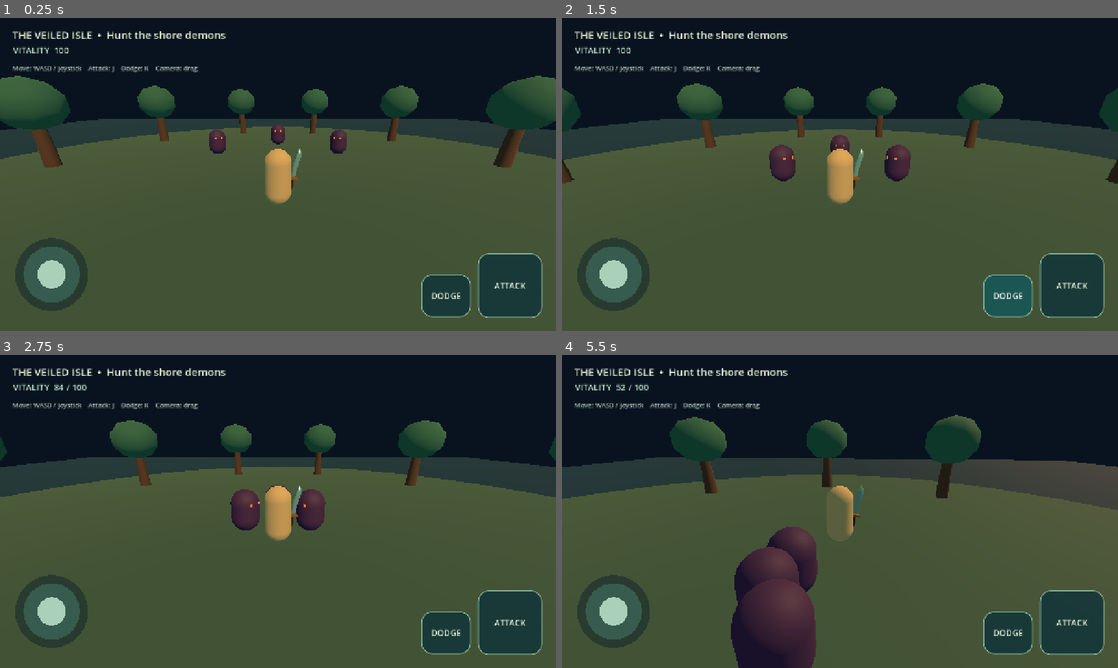
Above: before the commit, frames 1-4 (two rows, left to right).
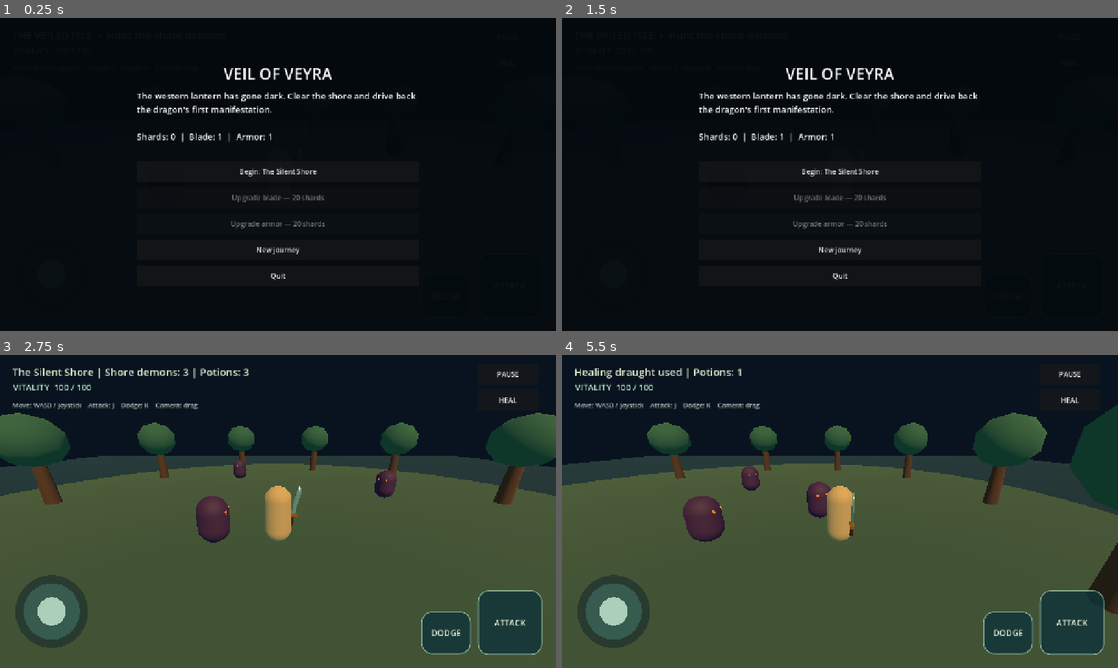
Above: after the commit, the same moments.

Repository: Hirukshanan/veil-of-veyra
Game: Godot game, scene res://scenes/main.tscn
Same seed, same stepped clock (60 frames per second), same inputs: the game is played once before the commit and once after it.
Inputs (mouse positions are in pixels of both pictures, inside the frame that each line leads up to):
- Up to frame 1 (0.25 s): no input
- Up to frame 2 (1.5 s): click (1073, 287) at 0.5 s, where only the run before the commit has a clickable "ATTACK"; click (1006, 296) at 1.25 s, where only the run before the commit has a clickable "DODGE"
- Up to frame 3 (2.75 s): click (278, 508) at 2 s, where only the run after the commit has a clickable "Begin: The Silent Shore"
- Up to frame 4 (5.5 s): click (1067, 373) at 2.75 s, where only the run after the commit has a clickable "PAUSE"; click (840, 520) at 3.5 s, where only the run after the commit has a clickable "Resume"; click (1067, 398) at 4.25 s, where only the run after the commit has a clickable "HEAL"; tap Enter at 5 s; move the mouse to (962, 495) at 5.02 s; hold D (move_right) from 5.03 s (still down); tap J (attack) at 5.1 s; click (962, 495) at 5.17 s; tap Space at 5.27 s; tap K (dodge) at 5.3 s

The runs differ from the first frame. In frame 1, 74% of the frame differs, in the area x 0-100%, y 4-100%; in frame 2, 72%; in frame 3, 11%; in frame 4, 22%.

Commit message:
feat: add persistent campaign and camp progression

Diff:
--- a/scenes/main.tscn
+++ b/scenes/main.tscn
@@ -1,6 +1,6 @@
 [gd_scene load_steps=2 format=3]
 
-[ext_resource type="Script" path="res://scripts/main.gd" id="1_main"]
+[ext_resource type="Script" path="res://scripts/campaign.gd" id="1_main"]
 
 [node name="Main" type="Node3D"]
 script = ExtResource("1_main")
--- a/scripts/boss.gd
+++ b/scripts/boss.gd
@@ -10,6 +10,7 @@
 
 var target: Node3D
 var health := MAX_HEALTH
+var max_health := MAX_HEALTH
 var _state := AttackState.APPROACH
 var _state_time := 0.0
 var _attack_direction := Vector3.ZERO
@@ -25,7 +26,7 @@
 	_build_body()
 	_build_warning_ring()
 	_build_fire_cone()
-	health_changed.emit(health, MAX_HEALTH)
+	health_changed.emit(health, max_health)
 
 
 func _physics_process(delta: float) -> void:
@@ -108,7 +109,7 @@
 	if health <= 0:
 		return
 	health = maxi(0, health - amount)
-	health_changed.emit(health, MAX_HEALTH)
+	health_changed.emit(health, max_health)
 	if health == 0:
 		defeated.emit()
 		queue_free()
--- /dev/null
+++ b/scripts/campaign.gd
@@ -0,0 +1,230 @@
+extends "res://scripts/main.gd"
+
+const SAVE_PATH := "user://campaign.cfg"
+const CHAPTERS := [
+	["The Silent Shore", "The western lantern has gone dark. Clear the shore and drive back the dragon's first manifestation."],
+	["The Broken Grove", "The lantern keeper's trail leads through a corrupted grove. Break the tide demons' hold on the island."],
+	["The Last Lantern", "The Tidewraith guards the source of the darkness. Defeat its final manifestation and restore Veyra's light."]
+]
+var chapter := 0
+var shards := 0
+var blade_level := 0
+var armor_level := 0
+var completed := false
+var overlay: CanvasLayer
+var menu_box: VBoxContainer
+var notice := ""
+var potions := 3
+var started := false
+
+func _ready() -> void:
+	_load_progress()
+	super._ready()
+	player.set("max_health", 100 + armor_level * 25)
+	player.set("health", 100 + armor_level * 25)
+	player.set("attack_damage", 1 + blade_level)
+	_on_health_changed(int(player.get("health")), int(player.get("max_health")))
+	_build_campaign_ui()
+	_show_camp()
+
+func _build_enemies() -> void:
+	remaining_enemies = 3 + chapter * 2
+	for index in range(remaining_enemies):
+		var enemy: CharacterBody3D = ENEMY_SCRIPT.new()
+		var angle := TAU * float(index) / float(remaining_enemies)
+		enemy.position = Vector3(cos(angle) * 7, 0, sin(angle) * 7 - 2)
+		enemy.set("target", player)
+		enemy.set("health", 3 + chapter * 2)
+		enemy.connect("defeated", Callable(self, "_on_enemy_defeated"))
+		add_child(enemy)
+
+func _build_lighting() -> void:
+	super._build_lighting()
+	var colors := [Color(0.035, 0.075, 0.12), Color(0.06, 0.12, 0.08), Color(0.13, 0.035, 0.04)]
+	for child in get_children():
+		if child is WorldEnvironment:
+			child.environment.background_color = colors[chapter]
+
+func _spawn_boss() -> void:
+	super._spawn_boss()
+	var dragon := get_node_or_null("Tidewraith Dragon")
+	if dragon != null:
+		var maximum := 34 + chapter * 14
+		dragon.set("max_health", maximum)
+		dragon.set("health", maximum)
+		_on_boss_health_changed(maximum, maximum)
+
+func _build_campaign_ui() -> void:
+	var controls := CanvasLayer.new()
+	add_child(controls)
+	var pause_button := Button.new()
+	pause_button.text = "PAUSE"
+	pause_button.position = Vector2(1100, 20)
+	pause_button.size = Vector2(140, 48)
+	pause_button.pressed.connect(_pause_game)
+	controls.add_child(pause_button)
+	var heal_button := Button.new()
+	heal_button.text = "HEAL"
+	heal_button.position = Vector2(1100, 80)
+	heal_button.size = Vector2(140, 48)
+	heal_button.pressed.connect(_heal)
+	controls.add_child(heal_button)
+	overlay = CanvasLayer.new()
+	overlay.layer = 20
+	overlay.process_mode = Node.PROCESS_MODE_ALWAYS
+	add_child(overlay)
+	var shade := ColorRect.new()
+	shade.color = Color(0.015, 0.035, 0.055, 0.96)
+	shade.set_anchors_and_offsets_preset(Control.PRESET_FULL_RECT)
+	overlay.add_child(shade)
+	var center := CenterContainer.new()
+	center.set_anchors_and_offsets_preset(Control.PRESET_FULL_RECT)
+	overlay.add_child(center)
+	menu_box = VBoxContainer.new()
+	menu_box.custom_minimum_size = Vector2(650, 0)
+	menu_box.add_theme_constant_override("separation", 12)
+	center.add_child(menu_box)
+
+func _clear_menu(title: String, message: String) -> void:
+	get_tree().paused = true
+	player.call("set_move_input", Vector2.ZERO)
+	overlay.show()
+	for child in menu_box.get_children():
+		menu_box.remove_child(child)
+		child.queue_free()
+	var heading := Label.new()
+	heading.text = title
+	heading.horizontal_alignment = HORIZONTAL_ALIGNMENT_CENTER
+	heading.add_theme_font_size_override("font_size", 36)
+	menu_box.add_child(heading)
+	var body := Label.new()
+	body.text = message
+	body.autowrap_mode = TextServer.AUTOWRAP_WORD_SMART
+	body.custom_minimum_size = Vector2(650, 95)
+	body.add_theme_font_size_override("font_size", 20)
+	menu_box.add_child(body)
+
+func _menu_button(text: String, action: Callable, disabled := false) -> void:
+	var button := Button.new()
+	button.text = text
+	button.custom_minimum_size.y = 48
+	button.disabled = disabled
+	button.pressed.connect(action)
+	menu_box.add_child(button)
+
+func _show_camp() -> void:
+	var story: String = CHAPTERS[chapter][1]
+	if completed:
+		story = "Veyra's lanterns shine again. Aru has broken the Tidewraith's hold. Replay the final hunt or begin a new journey."
+	_clear_menu("VEIL OF VEYRA", "%s\n\nShards: %d  |  Blade: %d  |  Armor: %d\n%s" % [story, shards, blade_level + 1, armor_level + 1, notice])
+	_menu_button("Begin: " + str(CHAPTERS[chapter][0]), _resume)
+	_menu_button("Upgrade blade — %d shards" % _cost(blade_level), func(): _upgrade(true), shards < _cost(blade_level) or blade_level >= 4)
+	_menu_button("Upgrade armor — %d shards" % _cost(armor_level), func(): _upgrade(false), shards < _cost(armor_level) or armor_level >= 4)
+	_menu_button("New journey", _confirm_reset)
+	_menu_button("Quit", func(): get_tree().quit())
+
+func _cost(level: int) -> int:
+	return (level + 1) * 20
+
+func _upgrade(blade: bool) -> void:
+	var level := blade_level if blade else armor_level
+	if level >= 4 or shards < _cost(level):
+		return
+	shards -= _cost(level)
+	if blade:
+		blade_level += 1
+		player.set("attack_damage", 1 + blade_level)
+	else:
+		armor_level += 1
+		player.set("max_health", 100 + armor_level * 25)
+		player.set("health", 100 + armor_level * 25)
+	_on_health_changed(int(player.get("health")), int(player.get("max_health")))
+	_save_progress()
+	_show_camp()
+
+func _resume() -> void:
+	started = true
+	overlay.hide()
+	get_tree().paused = false
+	status_label.text = "%s | Shore demons: %d | Potions: %d" % [CHAPTERS[chapter][0], remaining_enemies, potions]
+
+func _pause_game() -> void:
+	if game_finished or not started:
+		return
+	_clear_menu("HUNT PAUSED", "Progress is saved between chapters. Restarting a hunt restores its enemies and your potions.")
+	_menu_button("Resume", _resume)
+	_menu_button("Restart hunt", _reload)
+	_menu_button("Quit", func(): get_tree().quit())
+
+func _heal() -> void:
+	if game_finished or potions <= 0 or int(player.get("health")) <= 0:
+		return
+	var maximum := int(player.get("max_health"))
+	if int(player.get("health")) >= maximum:
+		return
+	potions -= 1
+	player.set("health", mini(maximum, int(player.get("health")) + 50))
+	_on_health_changed(int(player.get("health")), maximum)
+	status_label.text = "Healing draught used | Potions: %d" % potions
+
+func _on_enemy_defeated() -> void:
+	super._on_enemy_defeated()
+	if not boss_spawned:
+		status_label.text = "%s | Shore demons remaining: %d" % [CHAPTERS[chapter][0], remaining_enemies]
+
+func _on_boss_defeated() -> void:
+	if game_finished:
+		return
+	super._on_boss_defeated()
+	var reward := 40 + chapter * 20
+	shards += reward
+	var final_hunt := chapter == CHAPTERS.size() - 1
+	if final_hunt:
+		completed = true
+	else:
+		chapter += 1
+	_save_progress()
+	_clear_menu("VEYRA RESTORED" if final_hunt else "LANTERN RECLAIMED", "The Tidewraith falls. Aru gathers %d Tide Shards.\n%s\n%s" % [reward, "The island is free." if final_hunt else "A new path opens deeper into the island.", notice])
+	_menu_button("Return to camp", _reload)
+
+func _on_player_defeated() -> void:
+	super._on_player_defeated()
+	_clear_menu("THE HUNT IS NOT OVER", "The lantern's light calls Aru back. Your chapter progress and purchased upgrades are safe.")
+	_menu_button("Retry hunt", _reload)
+	_menu_button("Quit", func(): get_tree().quit())
+
+func _confirm_reset() -> void:
+	_clear_menu("BEGIN A NEW JOURNEY?", "This replaces your saved chapter progress, shards, and upgrades.")
+	_menu_button("Keep my journey", _show_camp)
+	_menu_button("Reset progress", func():
+		chapter = 0
+		shards = 0
+		blade_level = 0
+		armor_level = 0
+		completed = false
+		_save_progress()
+		_reload())
+
+func _reload() -> void:
+	get_tree().paused = false
+	get_tree().reload_current_scene()
+
+func _save_progress() -> void:
+	var save := ConfigFile.new()
+	for key in ["chapter", "shards", "blade_level", "armor_level", "completed"]:
+		save.set_value("campaign", key, get(key))
+	var result := save.save(SAVE_PATH)
+	notice = "Progress saved." if result == OK else "Save failed. Keep the game open to retain this session."
+
+func _load_progress() -> void:
+	var save := ConfigFile.new()
+	var result := save.load(SAVE_PATH)
+	if result != OK:
+		if result != ERR_FILE_NOT_FOUND:
+			notice = "Saved progress could not be read. A temporary new journey is available."
+		return
+	chapter = clampi(int(save.get_value("campaign", "chapter", 0)), 0, CHAPTERS.size() - 1)
+	shards = clampi(int(save.get_value("campaign", "shards", 0)), 0, 999999)
+	blade_level = clampi(int(save.get_value("campaign", "blade_level", 0)), 0, 4)
+	armor_level = clampi(int(save.get_value("campaign", "armor_level", 0)), 0, 4)
+	completed = bool(save.get_value("campaign", "completed", false))
--- a/scripts/player.gd
+++ b/scripts/player.gd
@@ -10,6 +10,7 @@
 
 var health := 100
 var max_health := 100
+var attack_damage := 1
 var _touch_move := Vector2.ZERO
 var _dodge_direction := Vector3.ZERO
 var _dodge_time := 0.0
@@ -33,6 +34,12 @@
 
 
 func _physics_process(delta: float) -> void:
+	if health <= 0:
+		return
+	if position.y < -8:
+		position = Vector3(0, 1, 4)
+		velocity = Vector3.ZERO
+		take_damage(20)
 	_attack_cooldown = maxf(0.0, _attack_cooldown - delta)
 	_attack_time = maxf(0.0, _attack_time - delta)
 	_dodge_cooldown = maxf(0.0, _dodge_cooldown - delta)
@@ -51,7 +58,7 @@
 	if Input.is_action_just_pressed(&"dodge"):
 		dodge()
 
-	var direction := Vector3(input_vector.x, 0, input_vector.y).rotated(Vector3.UP, _camera_pivot.rotation.y)
+	var direction := Vector3(input_vector.x, 0, input_vector.y).rotated(Vector3.UP, _camera_pivot.global_rotation.y)
 	if direction.length_squared() > 1.0:
 		direction = direction.normalized()
 	if _dodge_time > 0.0:
@@ -69,6 +76,7 @@
 	else:
 		velocity.y = 0.0
 	move_and_slide()
+	_camera_pivot.global_position = global_position + Vector3(0, 1.2, 0)
 
 
 func _unhandled_input(event: InputEvent) -> void:
@@ -95,7 +103,7 @@
 	await get_tree().physics_frame
 	for body in _attack_area.get_overlapping_bodies():
 		if body.has_method("take_damage"):
-			body.call("take_damage", 1)
+			body.call("take_damage", attack_damage)
 
 
 func dodge() -> void:
@@ -105,9 +113,9 @@
 	var keyboard_vector := Input.get_vector(&"move_left", &"move_right", &"move_forward", &"move_back")
 	if keyboard_vector.length_squared() > 0.01:
 		input_vector = keyboard_vector
-	_dodge_direction = Vector3(input_vector.x, 0, input_vector.y).rotated(Vector3.UP, _camera_pivot.rotation.y)
+	_dodge_direction = Vector3(input_vector.x, 0, input_vector.y).rotated(Vector3.UP, _camera_pivot.global_rotation.y)
 	if _dodge_direction.length_squared() < 0.01:
-		_dodge_direction = Vector3(0, 0, -1).rotated(Vector3.UP, _camera_pivot.rotation.y)
+		_dodge_direction = Vector3(0, 0, -1).rotated(Vector3.UP, _camera_pivot.global_rotation.y)
 	_dodge_direction = _dodge_direction.normalized()
 	_dodge_time = 0.2
 	_dodge_cooldown = 0.65
@@ -247,6 +255,8 @@
 	_camera_pivot = Node3D.new()
 	_camera_pivot.position.y = 1.2
 	add_child(_camera_pivot)
+	_camera_pivot.top_level = true
+	_camera_pivot.global_position = global_position + Vector3(0, 1.2, 0)
 	var camera := Camera3D.new()
 	camera.position = Vector3(0, 2.0, 6.0)
 	_camera_pivot.add_child(camera)
--- /dev/null
+++ b/tests/campaign_smoke.gd
@@ -0,0 +1,37 @@
+extends SceneTree
+
+func _initialize() -> void:
+	call_deferred("_run")
+
+func _run() -> void:
+	assert(OS.get_environment("VEYRA_TEST") == "1", "Run only with an isolated test APPDATA directory")
+	if FileAccess.file_exists("user://campaign.cfg"):
+		DirAccess.remove_absolute(ProjectSettings.globalize_path("user://campaign.cfg"))
+	var scene = load("res://scenes/main.tscn").instantiate()
+	root.add_child(scene)
+	await process_frame
+	assert(paused, "Campaign must begin at camp")
+	scene._resume()
+	assert(not paused)
+	scene.player.set("health", 40)
+	scene._heal()
+	assert(scene.player.get("health") == 90)
+	assert(scene.potions == 2)
+	scene._pause_game()
+	assert(paused)
+	scene._resume()
+	scene.chapter = 0
+	scene.shards = 0
+	scene._on_boss_defeated()
+	assert(scene.chapter == 1)
+	assert(scene.shards == 40)
+	assert(paused)
+	scene._upgrade(true)
+	assert(scene.blade_level == 1)
+	assert(scene.shards == 20)
+	scene._load_progress()
+	assert(scene.chapter == 1 and scene.blade_level == 1)
+	print("PASS: camp, resume, healing, pause, rewards, upgrades, and save reload")
+	paused = false
+	scene.queue_free()
+	quit()
Not shown, added: RELEASE_STATUS.md
